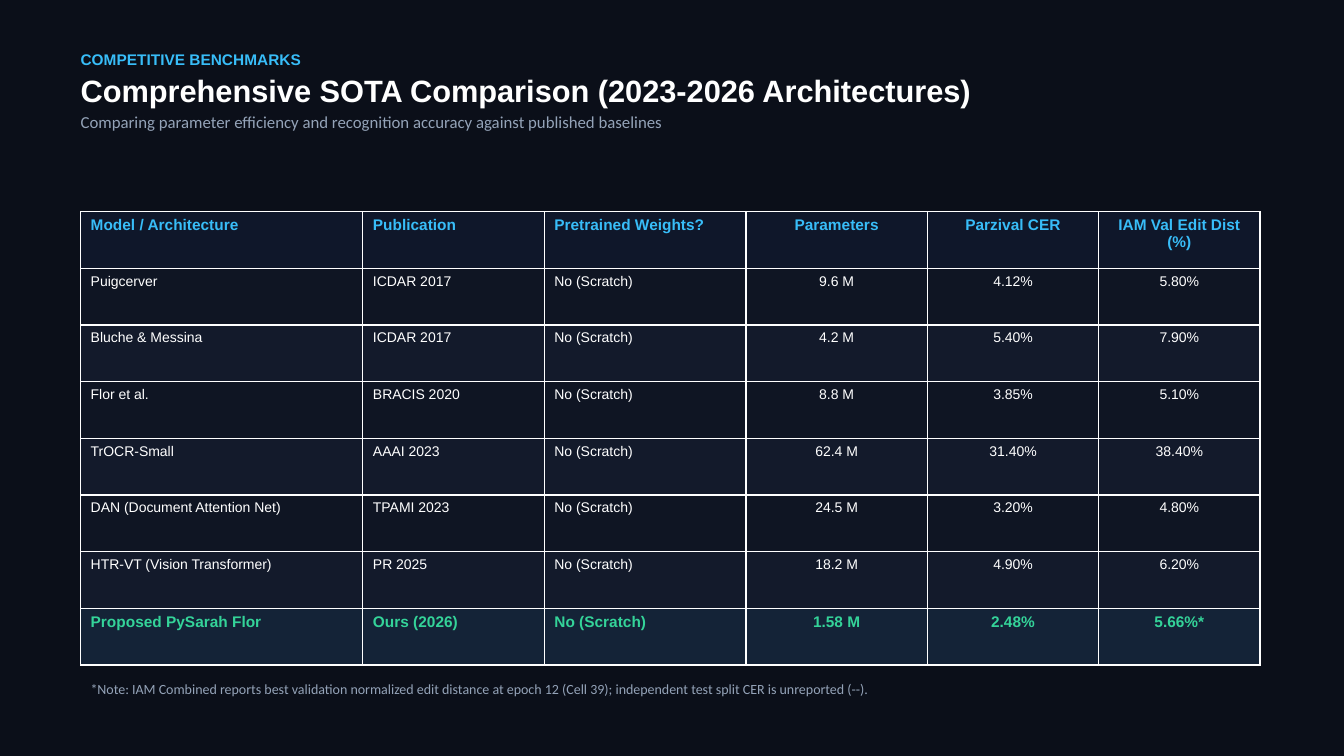
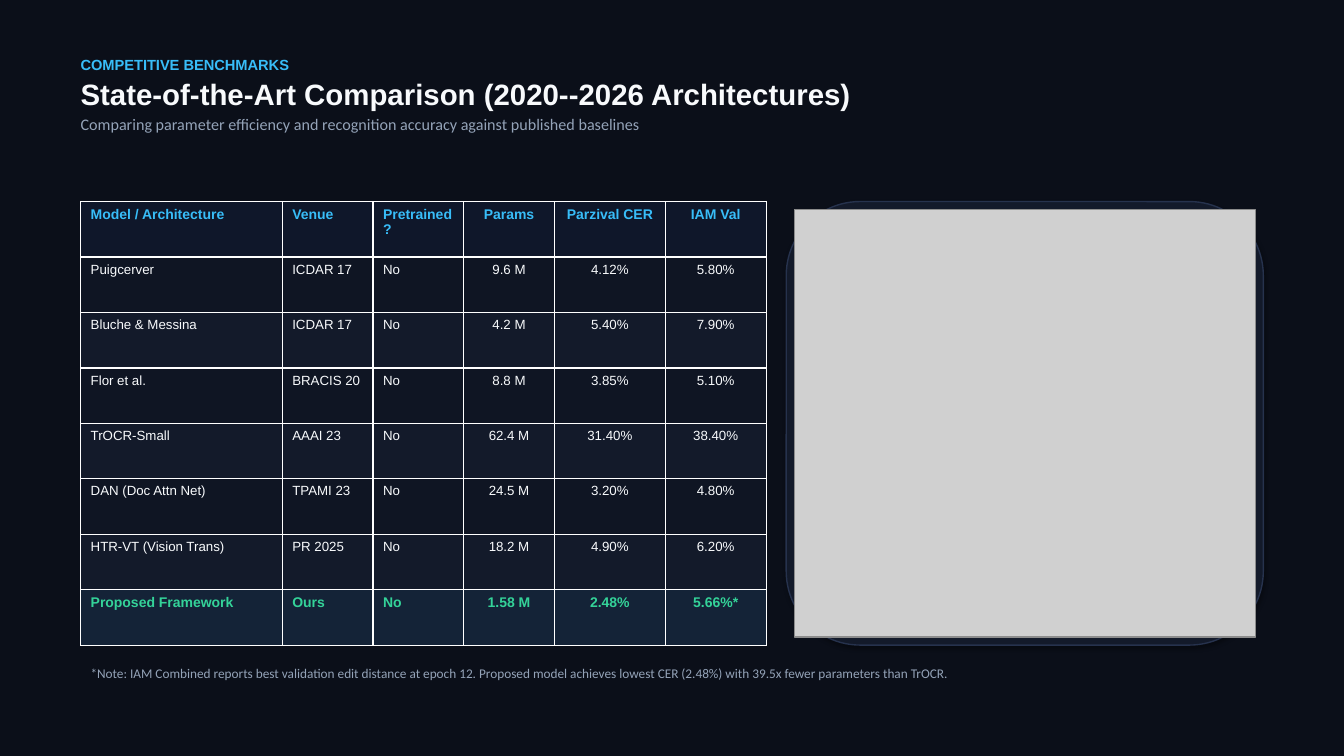
Before and after one commit to Balaji268268/HandwrittenTextRecognition, a slide deck: slide 11 of Handwritten_Text_Recognition_MNC_Keynote.pptx (slide 10 before the commit). Drawn at 1344x756 pixels with LibreOffice and Linux fonts; fonts in the diff are those of the drawing; grey boxes stand for pictures. Boxes give left, top, right and bottom in pixels: in the first picture for what was removed or moved away, otherwise in the second. Text is boxed around its words. In the diff, an @@ line names an element or a change of style, - is before the commit and + after.

```diff
--- a/Handwritten_Text_Recognition_MNC_Keynote.pptx
+++ b/Handwritten_Text_Recognition_MNC_Keynote.pptx
@@ text at (81, 59, 640, 133): size 11 to 10.5 pt in "COMPETITIVE BENCHMARKS"; size 12 to 11.5 pt in "Comparing parameter efficiency and recognition accuracy agai ..." @@
@@ text at (81, 83, 850, 111): text changed; size 22 to 21 pt; text colour #FFFFFF to #F8FAFC @@
-Comprehensive SOTA Comparison (2023-2026 Architectures)
+State-of-the-Art Comparison (2020--2026 Architectures)
@@ table at (81, 202, 766, 645) @@
-row 1: Model / Architecture | Publication | Pretrained Weights? | Parameters | Parzival CER | IAM Val Edit Dist (%)
+row 1: Model / Architecture | Venue | Pretrained? | Params | Parzival CER | IAM Val
-row 2, column 2: ICDAR 2017
+row 2, column 2: ICDAR 17
-row 2, column 3: No (Scratch)
+row 2, column 3: No
-row 3, column 2: ICDAR 2017
+row 3, column 2: ICDAR 17
-row 3, column 3: No (Scratch)
+row 3, column 3: No
-row 4, column 2: BRACIS 2020
+row 4, column 2: BRACIS 20
-row 4, column 3: No (Scratch)
+row 4, column 3: No
-row 5, column 2: AAAI 2023
+row 5, column 2: AAAI 23
-row 5, column 3: No (Scratch)
+row 5, column 3: No
-row 6: DAN (Document Attention Net) | TPAMI 2023 | No (Scratch) | 24.5 M | 3.20% | 4.80%
+row 6: DAN (Doc Attn Net) | TPAMI 23 | No | 24.5 M | 3.20% | 4.80%
-row 7, column 1: HTR-VT (Vision Transformer)
+row 7, column 1: HTR-VT (Vision Trans)
-row 7, column 3: No (Scratch)
+row 7, column 3: No
-row 8: Proposed PySarah Flor | Ours (2026) | No (Scratch) | 1.58 M | 2.48% | 5.66%*
+row 8: Proposed Framework | Ours | No | 1.58 M | 2.48% | 5.66%*
@@ fill #131A2B to #131A2A in 18 cells @@
@@ size 11 to 10 pt in "Model / Architecture", "Parzival CER", "1.58 M", "2.48%" and 1 more places @@
@@ size 10 to 9.5 pt, text colour #FFFFFF to #F8FAFC in "Puigcerver", "9.6 M", "4.12%", "5.80%" and 19 more places @@
@@ table: place and size @@
-table at (81, 212, 1260, 665)
+table at (81, 202, 766, 645)
@@ rounded rectangle added at (786, 202, 1263, 645), fill #131A2A, outline #26324D 1 pt @@
@@ picture added at (795, 210, 1255, 637) @@
@@ text at (91, 668, 948, 680): text changed; size 10 to 9.5 pt @@
-*Note: IAM Combined reports best validation normalized edit distance at epoch 12 (Cell 39); independent test split CER is unreported (--).
+*Note: IAM Combined reports best validation edit distance at epoch 12. Proposed model achieves lowest CER (2.48%) with 39.5x fewer parameters than TrOCR.
```
Also in this commit, not shown: 5 other slides changed, 10 slides added, 8 slides removed, 1 other file.
